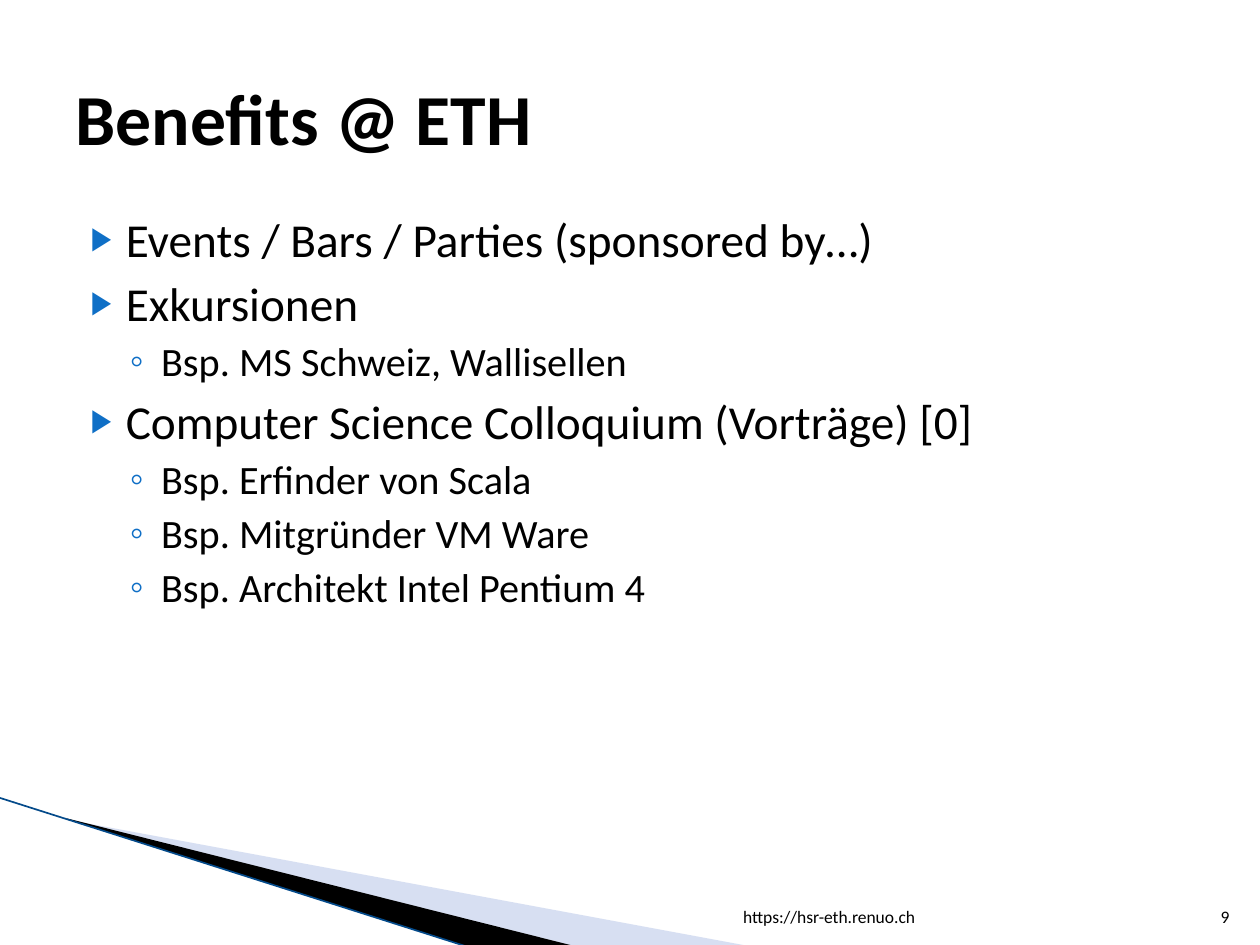
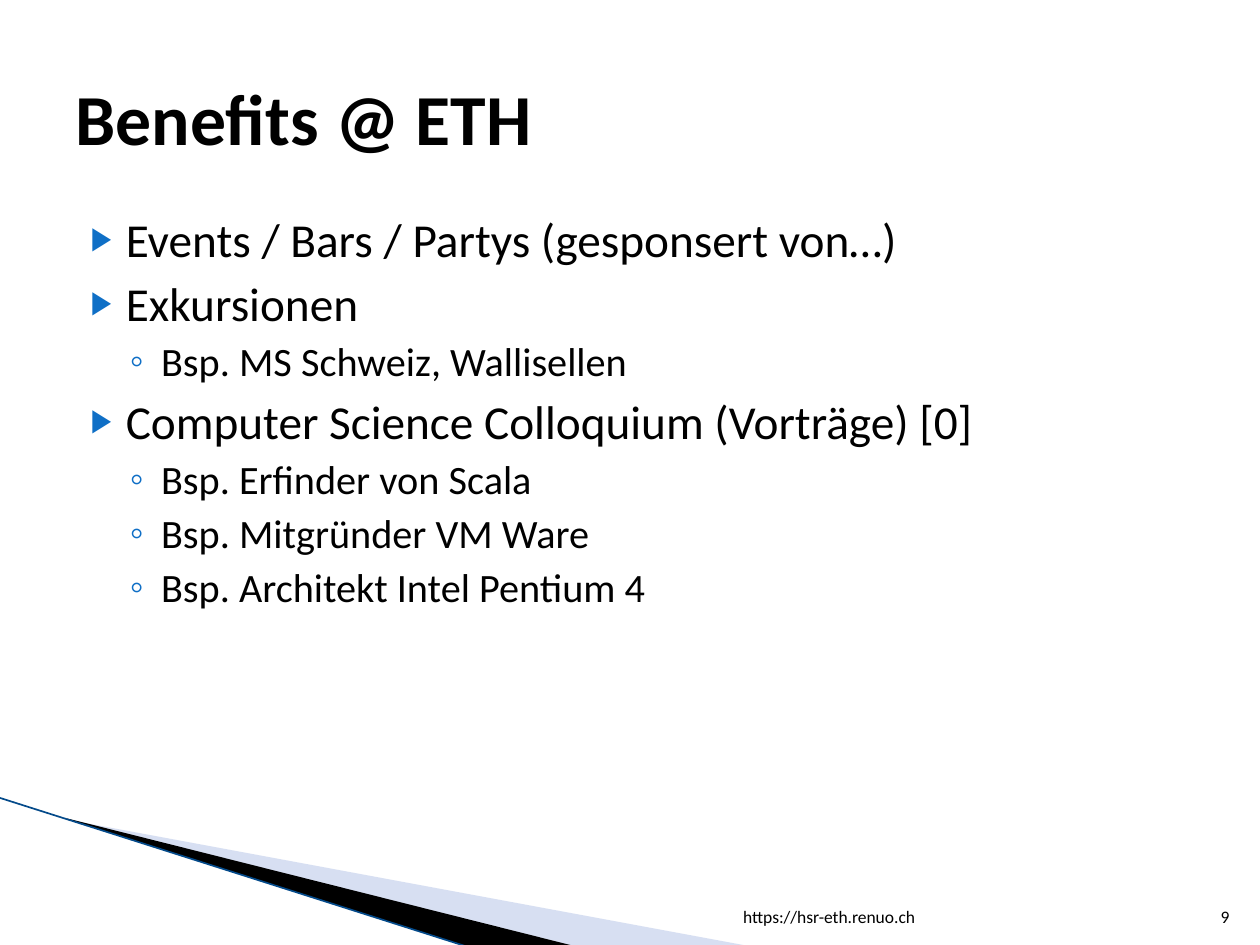
Before and after one commit to lukaselmer/hsr-eth.renuo.ch, a slide deck: slide 9 of vortrag.pptx. Drawn at 1260x945 pixels with LibreOffice and Linux fonts; fonts in the diff are those of the drawing; background and template pictures are left out. Boxes give left, top, right and bottom in pixels: in the first picture for what was removed or moved away, otherwise in the second. Text is boxed around its words. In the diff, an @@ line names an element or a change of style, - is before the commit and + after.

```diff
--- a/vortrag.pptx
+++ b/vortrag.pptx
@@ text at bbox=[126, 222, 897, 265]: text changed @@
-▶ Events / Bars / Parties (sponsored by…)
+▶ Events / Bars / Partys (gesponsert von…)
```
Also in this commit, not shown: 7 other slides changed, 1 other file.
